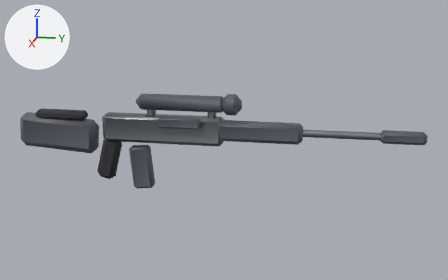
Two versions of the glTF model public/assets/models/dmr.glb, one commit apart.
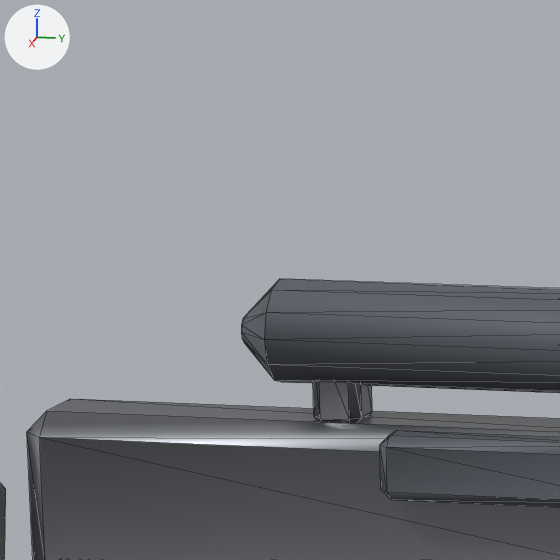
There are two pictures of each version: one whole from a 50 mm lens placed at (1.509, 0.513, 0.391), pointed at (-0.005, 0.21, 0.012), one close up on the part from 22% to 41% of the width and 18% to 49% of the height. Lighting does not change. The marker at upper left points along +X, +Y and +Z. The last two pictures show the newer version. The close-ups show mesh edges as thin lines. Where no turn or scale is listed for an object, it has been applied to the vertices.

In view in the first close-up: 'body', 'bolt'.
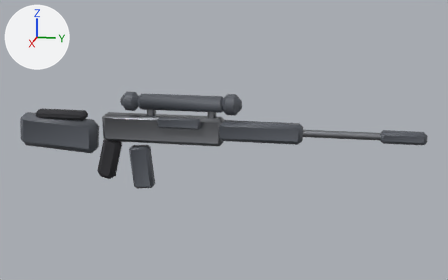
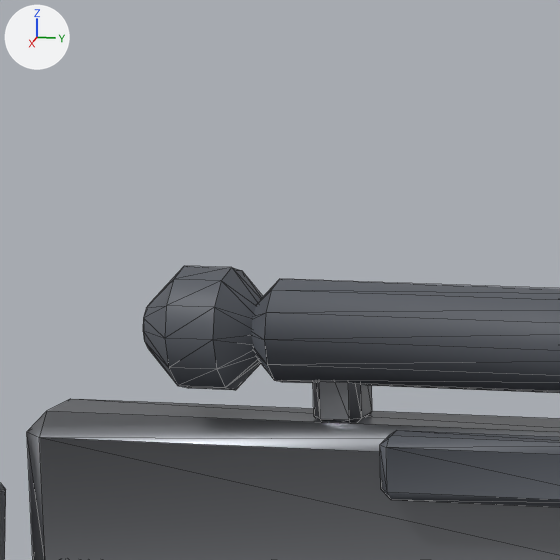
Where the change shows, as pixel boxes (x1, y1, x2, y2) in the close-ups (560 x 560 px):
'sight_rear', added
    after: (143, 266, 263, 390)

Diff of the bpy script that builds the scene:
```diff
--- a/public/assets/models/dmr.glb.py
+++ b/public/assets/models/dmr.glb.py
@@ me_cylinder_003 @@
+me_cylinder_003.from_pydata(...)  # 48 vertices, 92 faces; spans x -0.025..0.025, y -0.025..0.025, z -0.025..0.025
+me_cylinder_003.materials.append(mat_td_steel_painted)  # dark grey #595d65
@@ ob_sight_rear @@
+ob_sight_rear = bpy.data.objects.new('sight_rear', me_cylinder_003)
+ob_sight_rear.location = (0.0, -0.035, 0.105)
```
